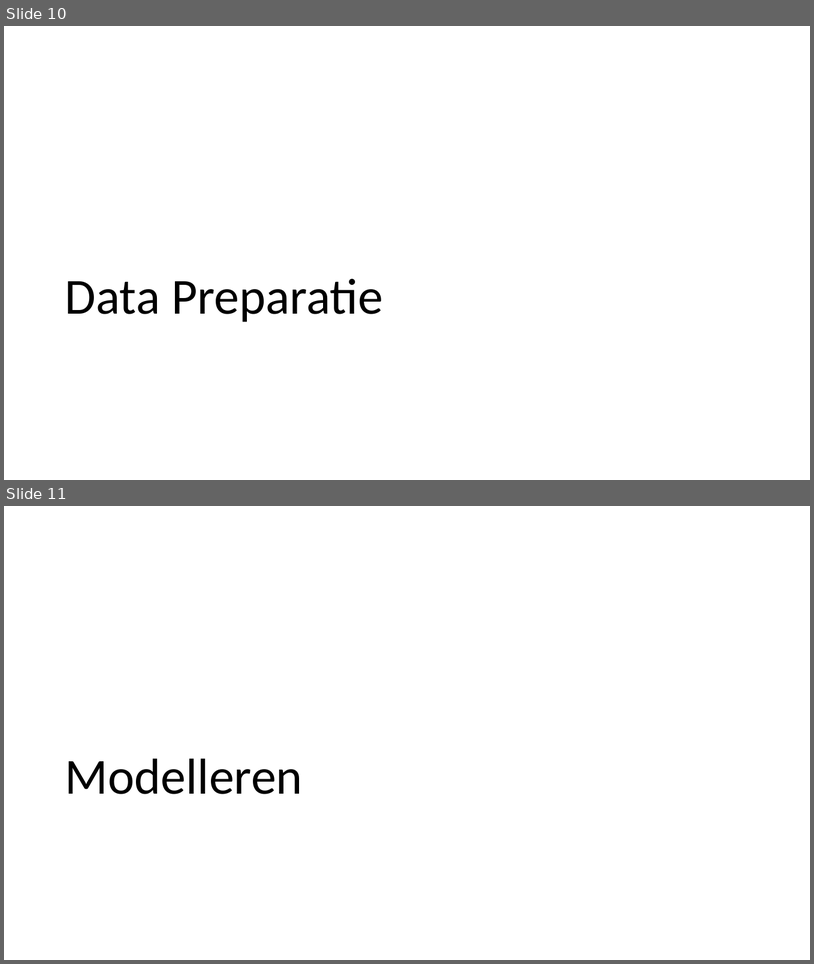
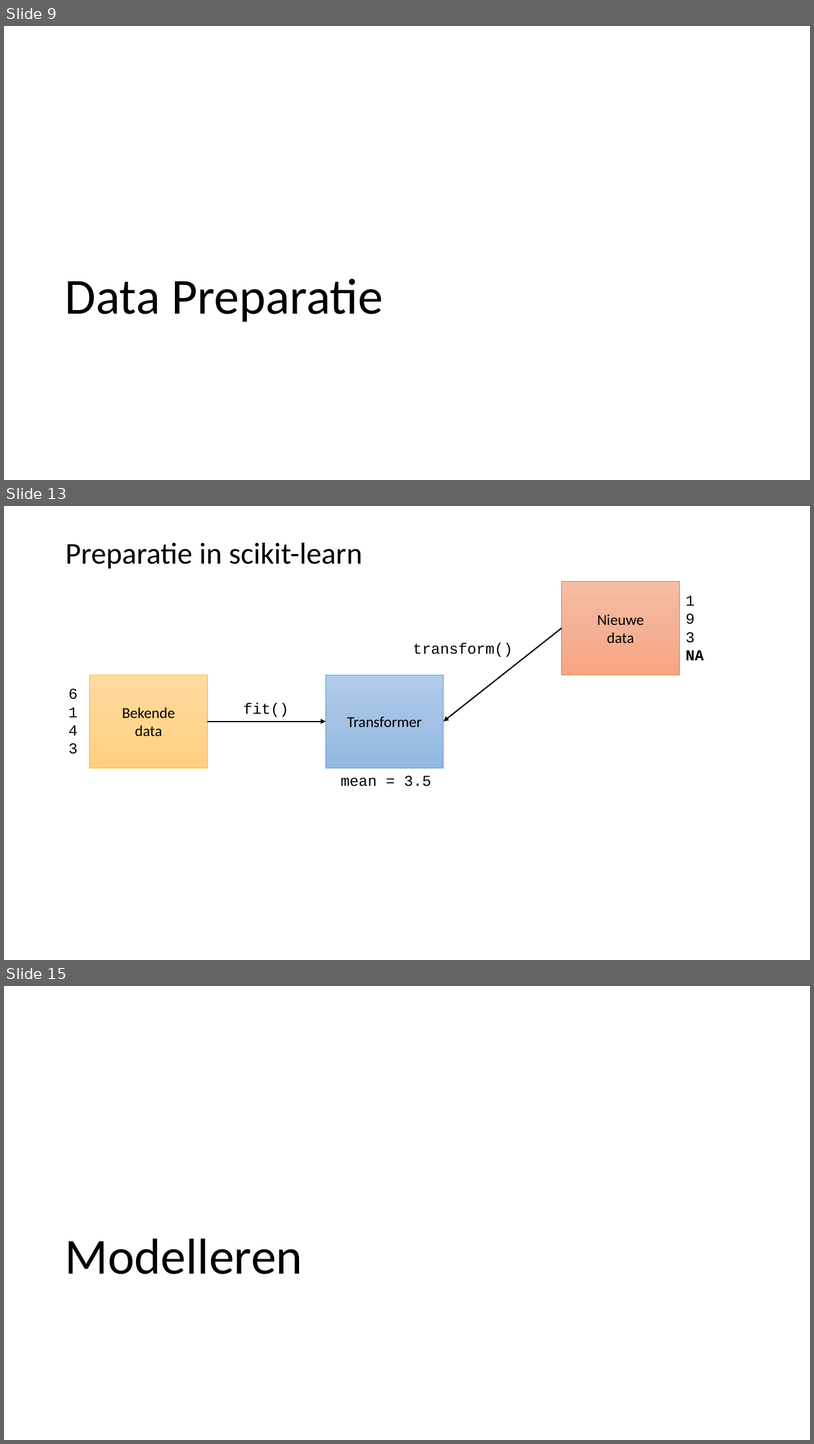
Before and after one commit to LFKoning/knowledge-sharing, a slide deck: python_trainees/4_scikit_learn/python_traineeship_4.pptx. Shown one above the other, each under a label of ours: slides 10 and 11 before the commit, slides 9, 13 and 15 after it; the slides between them are not shown. The pictures are 814x964 and 814x1444 pixels, drawn with LibreOffice and Linux fonts; fonts in the diff are those of the drawing. Boxes give left, top, right and bottom in pixels: in the first picture for what was removed or moved away, otherwise in the second. Text is boxed around its words. In the diff, an @@ line names an element or a change of style, - is before the commit and + after.

```diff
--- a/python_trainees/4_scikit_learn/python_traineeship_4.pptx
+++ b/python_trainees/4_scikit_learn/python_traineeship_4.pptx
@@ slide 13 added at (4,506,810,960), background #FFFFFF @@
@@ title added at (65,543,362,568), 36 pt, text #000000 @@
+Preparatie in scikit-learn
@@ rectangle added at (563,582,680,675), fill gradient #F7BDA5 to #F5B196 to #F8A582, outline #ED7D31 0.5 pt, 18 pt, text #000000 @@
+Nieuwe
+data
@@ text added at (686,595,704,660), 18 pt, text #000000 @@
+1
+9
+3
+NA
@@ arrow added from (563, 628) to (444, 721), #000000 1.5 pt @@
@@ text added at (413,643,513,657), 18 pt, text #000000 @@
+transform()
@@ rectangle added at (90,675,208,768), fill gradient #FFDB9E to #FFD590 to #FFD07C, outline #FFC000 0.5 pt, 18 pt, text #000000 @@
+Bekende
+data
@@ rectangle added at (326,675,444,768), fill gradient #B1CBE9 to #A3C1E5 to #93B9E4, outline #5B9BD5 0.5 pt, 18 pt, text #000000 @@
+Transformer
@@ text added at (69,688,78,754), 18 pt, text #000000 @@
+6
+1
+4
+3
@@ text added at (243,703,289,717), 18 pt, text #000000 @@
+fit()
@@ arrow added from (208, 721) to (326, 721), #000000 1.5 pt @@
@@ text added at (341,775,431,786), 18 pt, text #000000 @@
+mean = 3.5
@@ what was slide 10 is now slide 9 @@
@@ what was slide 11 is now slide 15 @@
```
Also in this commit, not shown: 6 slides changed, 4 other slides added, 1 slide removed.
